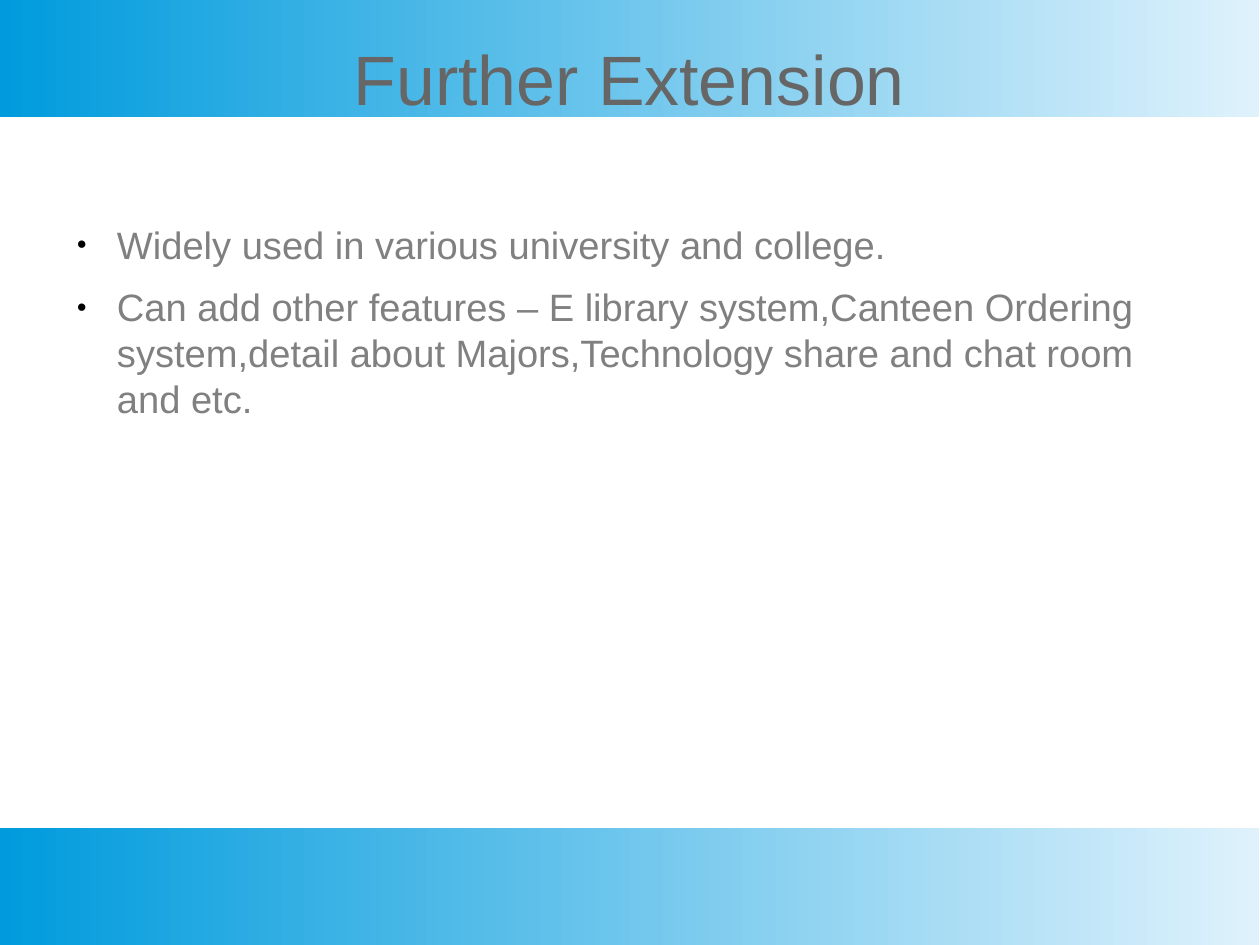
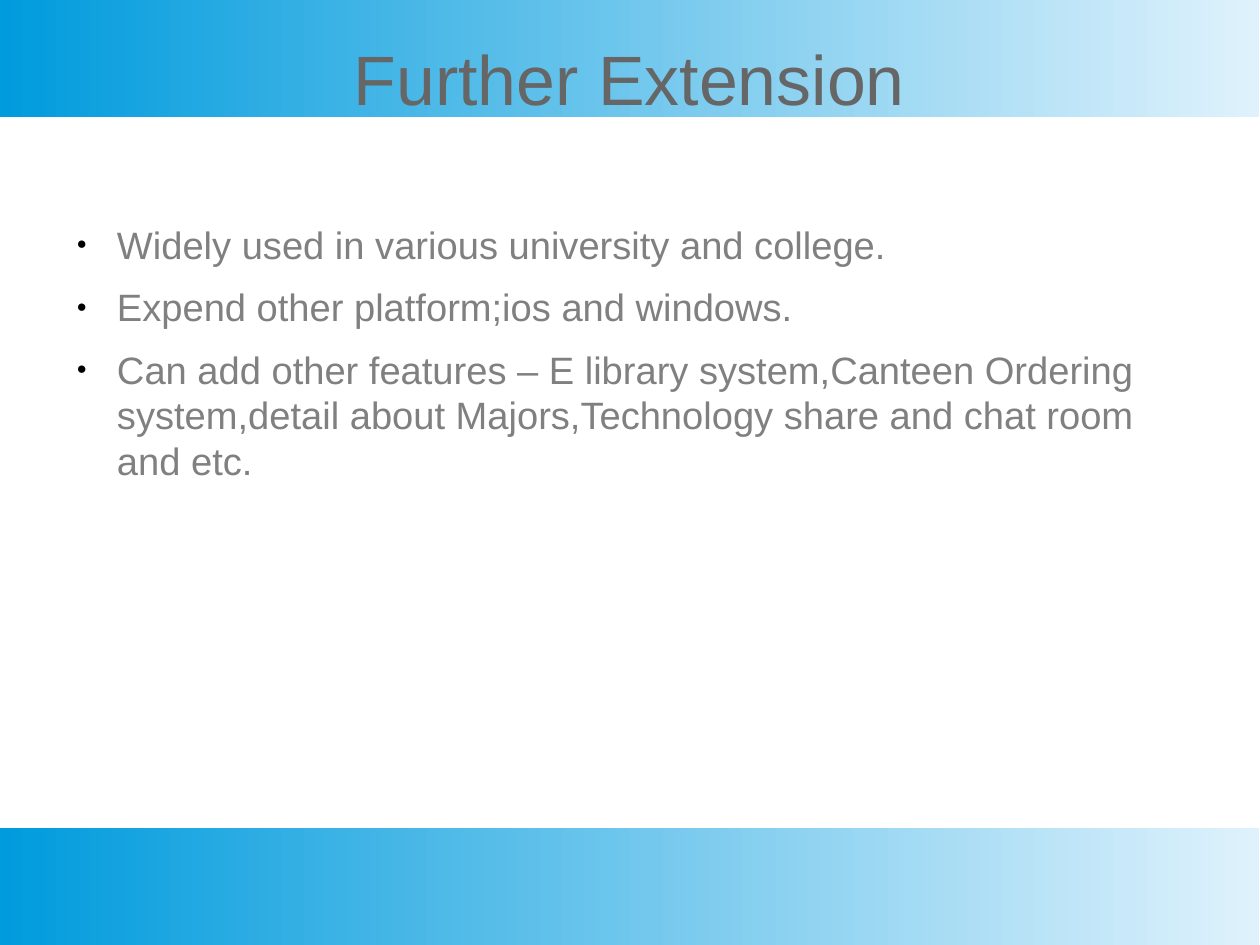
Before and after one commit to heinyekyaw/URSPPP, a slide deck: slide 20 of shout yay.pptx (slide 9 before the commit). Drawn at 1260x945 pixels with LibreOffice and Linux fonts; fonts in the diff are those of the drawing. Boxes give left, top, right and bottom in pixels: in the first picture for what was removed or moved away, otherwise in the second. Text is boxed around its words. In the diff, an @@ line names an element or a change of style, - is before the commit and + after.

```diff
--- a/shout yay.pptx
+++ b/shout yay.pptx
@@ text at <box>117,293,793,329</box>: paragraph added @@
+● Expend other platform;ios and windows.
```
Also in this commit, not shown: 4 other slides changed, 12 slides added.
